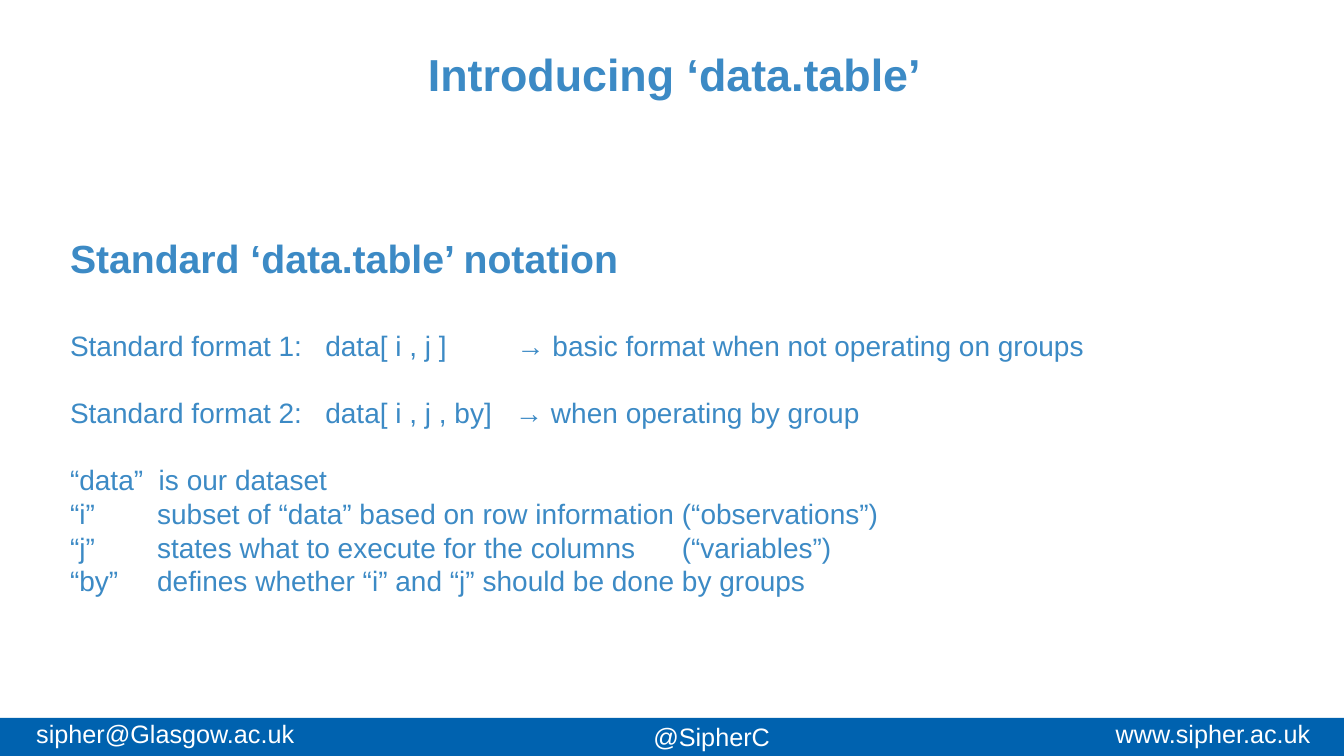
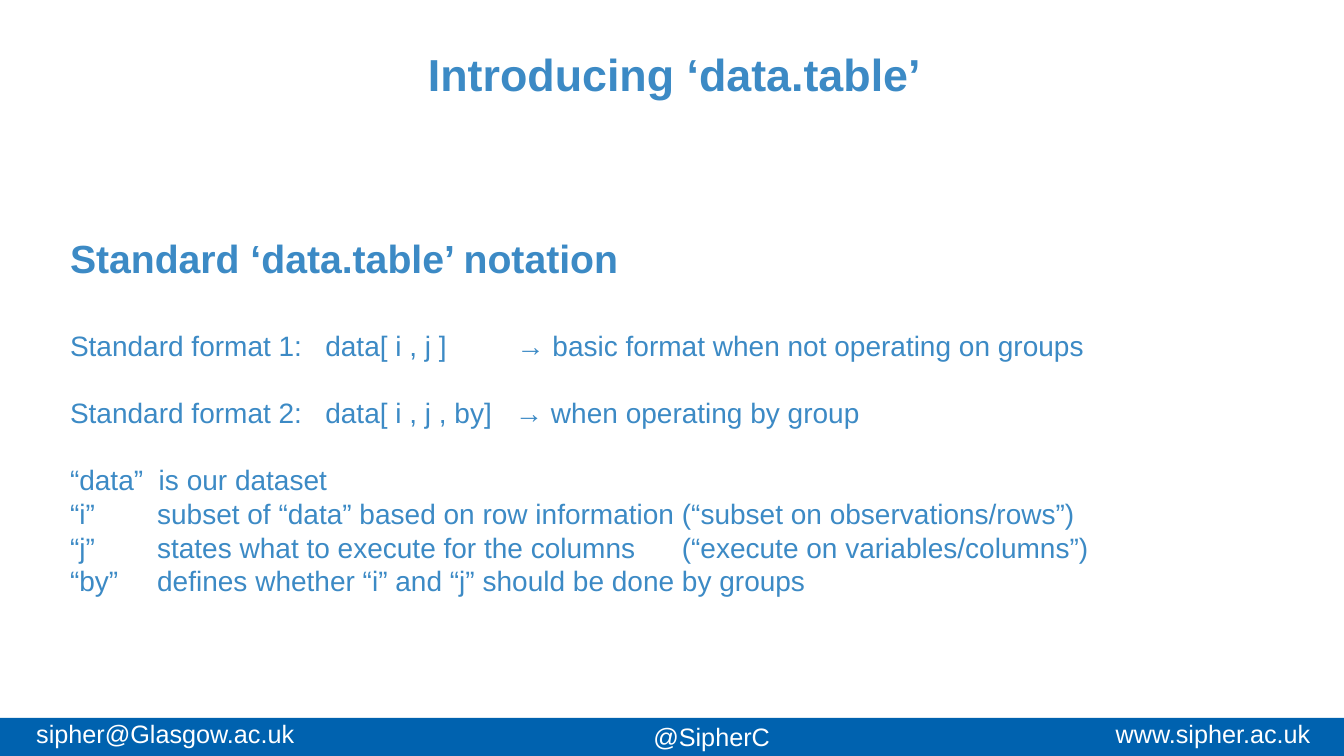
Before and after one commit to AndreasxHoehn/2024_RDS_DT, a slide deck: slide 10 of Slides/slides.pptx. Drawn at 1344x756 pixels with LibreOffice and Linux fonts; fonts in the diff are those of the drawing; background and template pictures are left out. Boxes give left, top, right and bottom in pixels: in the first picture for what was removed or moved away, otherwise in the second. Text is boxed around its words. In the diff, an @@ line names an element or a change of style, - is before the commit and + after.

Commit message:
last fixes
updated slides and code files, mainly typos

```diff
--- a/Slides/slides.pptx
+++ b/Slides/slides.pptx
@@ text at bbox=[70, 503, 1088, 563]: text changed @@
-“i” subset of “data” based on row information (“observations”)
-“j” states what to execute for the columns (“variables”)
+“i” subset of “data” based on row information (“subset on observations/rows”)
+“j” states what to execute for the columns (“execute on variables/columns”)
```
Also in this commit, not shown: 7 other slides changed, 4 other files.
